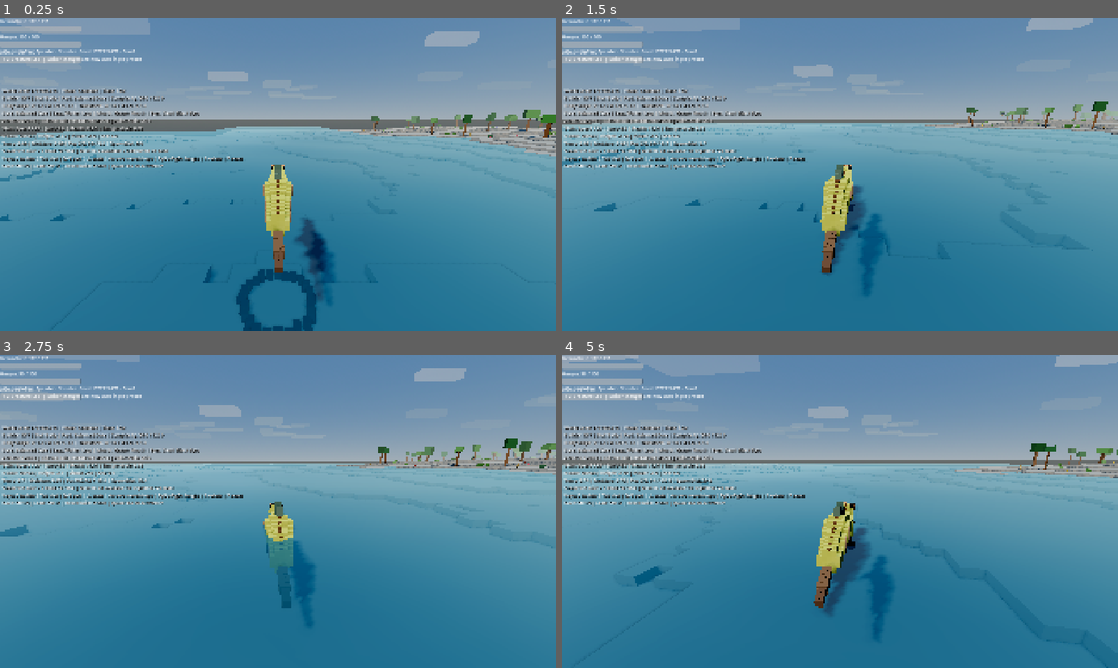
Above: before the commit, frames 1-4 (two rows, left to right).
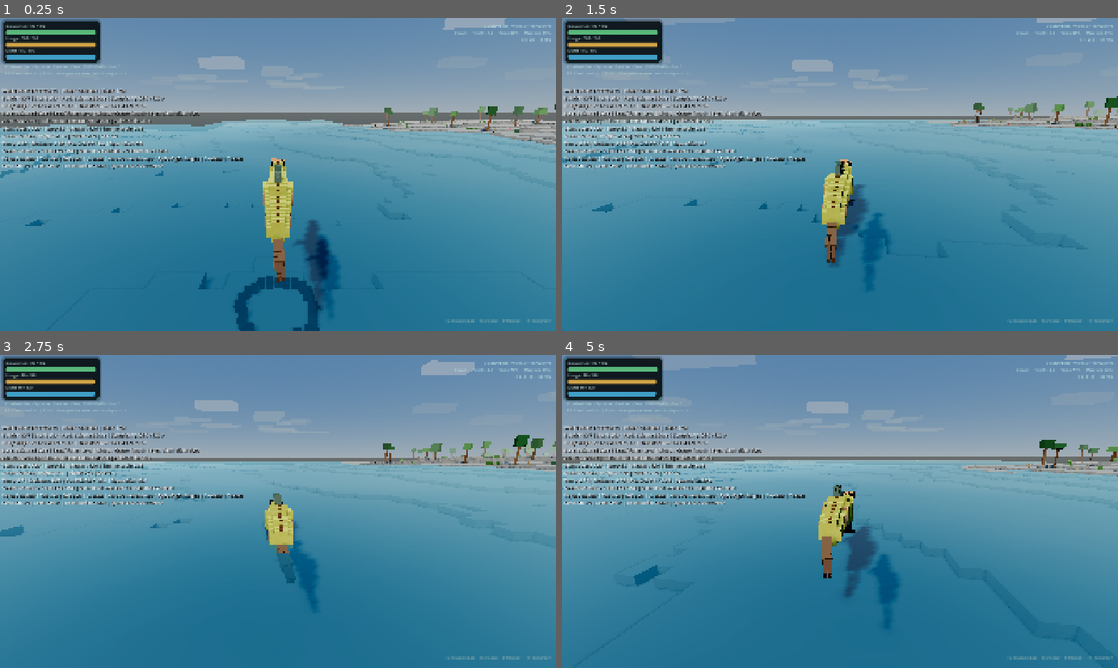
Above: after the commit, the same moments.

Repository: MajorDragonfly/voxelverse
Game: Godot game, scene res://main/main.tscn
Same seed, same stepped clock (60 frames per second), same inputs: the game is played once before the commit and once after it.
Inputs (mouse positions are in pixels of both pictures, inside the frame that each line leads up to):
- Up to frame 1 (0.25 s): no input
- Up to frame 2 (1.5 s): tap Enter at 0.5 s; move the mouse to (867, 174) at 0.52 s; hold W (move_forward) from 0.53 s (still down); click (867, 174) at 0.6 s; tap Space (jump) at 0.77 s; move the mouse to (812, 174) at 1.27 s; tap L at 1.35 s
- Up to frame 3 (2.75 s): keep holding W (move_forward); tap Space (jump) at 1.52 s; move the mouse to (289, 505) at 2.02 s; tap R at 2.1 s
- Up to frame 4 (5 s): keep holding W (move_forward); move the mouse to (834, 517) at 2.77 s; tap Tab at 2.85 s; click (834, 517) at 2.92 s; tap Space (jump) at 3.02, 3.77, 4.52 s; move the mouse to (878, 514) at 3.52 s; tap Delete at 3.6 s; move the mouse to (795, 508) at 4.27 s; tap Q at 4.35 s

The runs differ from the first frame. In frame 1, 14% of the frame differs, in the area x 0-100%, y 0-100%; in frame 2, 8.5%; in frame 3, 8.7%; in frame 4, 10%.

Commit message:
Attach procedural locomotion and adaptive HUD

Diff:
--- a/creatures/player/player.tscn
+++ b/creatures/player/player.tscn
@@ -2,6 +2,8 @@
 
 [ext_resource type="Script" uid="uid://cn3lphpcrkgub" path="res://creatures/player/player.gd" id="1_gurkq"]
 [ext_resource type="Script" path="res://creatures/runtime/creature_runtime_visual.gd" id="2_runtime"]
+[ext_resource type="Script" path="res://creatures/runtime/procedural_locomotion_animator.gd" id="3_locomotion"]
+[ext_resource type="Script" path="res://ui/hud_presentation.gd" id="4_hud"]
 
 [sub_resource type="CapsuleMesh" id="CapsuleMesh_triqp"]
 
@@ -19,14 +21,21 @@
 [node name="CreatureRuntimeVisual" type="Node3D" parent="."]
 script = ExtResource("2_runtime")
 
+[node name="ProceduralLocomotionAnimator" type="Node" parent="."]
+script = ExtResource("3_locomotion")
+
+[node name="HUDPresentation" type="Node" parent="."]
+script = ExtResource("4_hud")
+
 [node name="CameraPivot" type="Node3D" parent="." unique_id=850860063]
 transform = Transform3D(1, 0, 0, 0, 0.9659258, 0.25881904, 0, -0.25881904, 0.9659258, 0, 1.4, 0)
 
 [node name="SpringArm3D" type="SpringArm3D" parent="CameraPivot" unique_id=94137464]
-spring_length = 6.0
-margin = 0.15
+spring_length = 6.5
+margin = 0.18
 
 [node name="Camera3D" type="Camera3D" parent="CameraPivot/SpringArm3D" unique_id=227106477]
+fov = 68.0
 
 [node name="InteractionRay" type="RayCast3D" parent="CameraPivot/SpringArm3D/Camera3D" unique_id=1411619374]
 target_position = Vector3(0, 0, -10)
